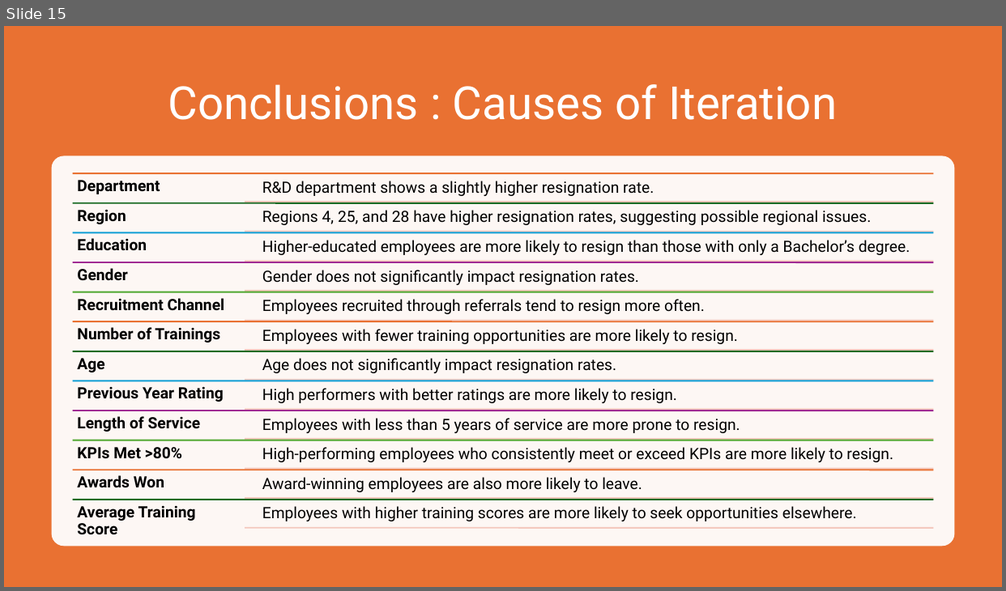
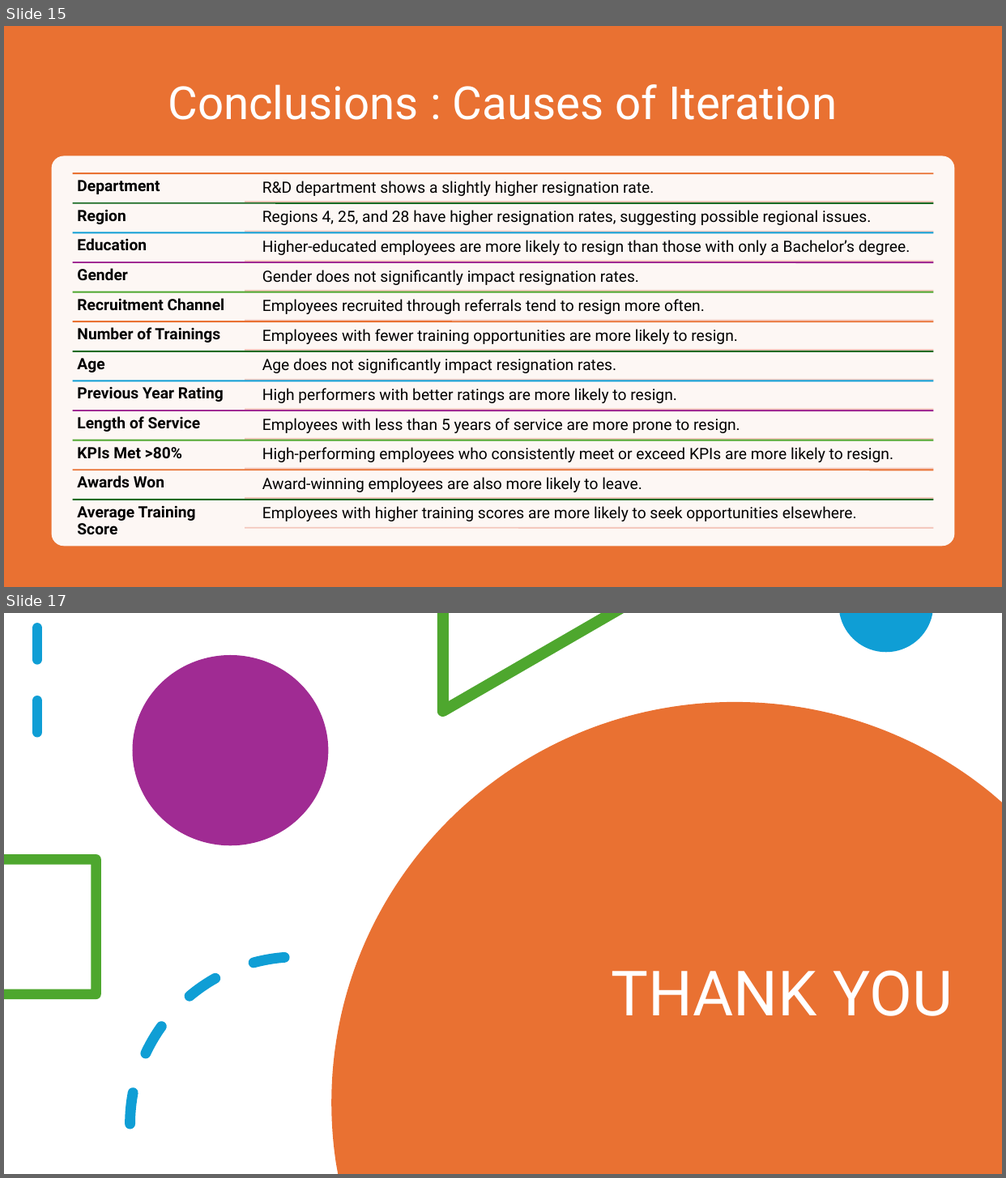
Before and after one commit to chinmaymundhada/case_study_employee_iteration, a slide deck: Employee Data Case Study.pptx. Shown one above the other, each under a label of ours: slide 15 before the commit, slides 15 and 17 after it; the slides between them are not shown. The pictures are 1006x591 and 1006x1178 pixels, drawn with LibreOffice and Linux fonts; fonts in the diff are those of the drawing. Boxes give left, top, right and bottom in pixels: in the first picture for what was removed or moved away, otherwise in the second. Text is boxed around its words. In the diff, an @@ line names an element or a change of style, - is before the commit and + after.

```diff
--- a/Employee Data Case Study.pptx
+++ b/Employee Data Case Study.pptx
@@ slide 17 added at [4, 613, 1002, 1174], background #FFFFFF @@
@@ line added from (37, 628) to (37, 759), #0F9ED5 10 pt dashed @@
@@ freeform shape added at [437, 613, 624, 717], fill #4EA72E @@
@@ freeform shape added at [839, 613, 932, 652], fill #0F9ED5 @@
@@ ellipse added at [133, 655, 329, 845], fill #A02B93 @@
@@ freeform shape added at [332, 702, 1002, 1174], fill #E97132 @@
@@ freeform shape added at [4, 855, 101, 1000], fill #4EA72E @@
@@ arc (boxed as its full ellipse) added at [130, 957, 464, 1174], outline #0F9ED5 10 pt dashed @@
@@ title added at [611, 970, 953, 1016], 60 pt, text #FFFFFF @@
+THANK YOU
```
Also in this commit, not shown: 1 slide changed.
